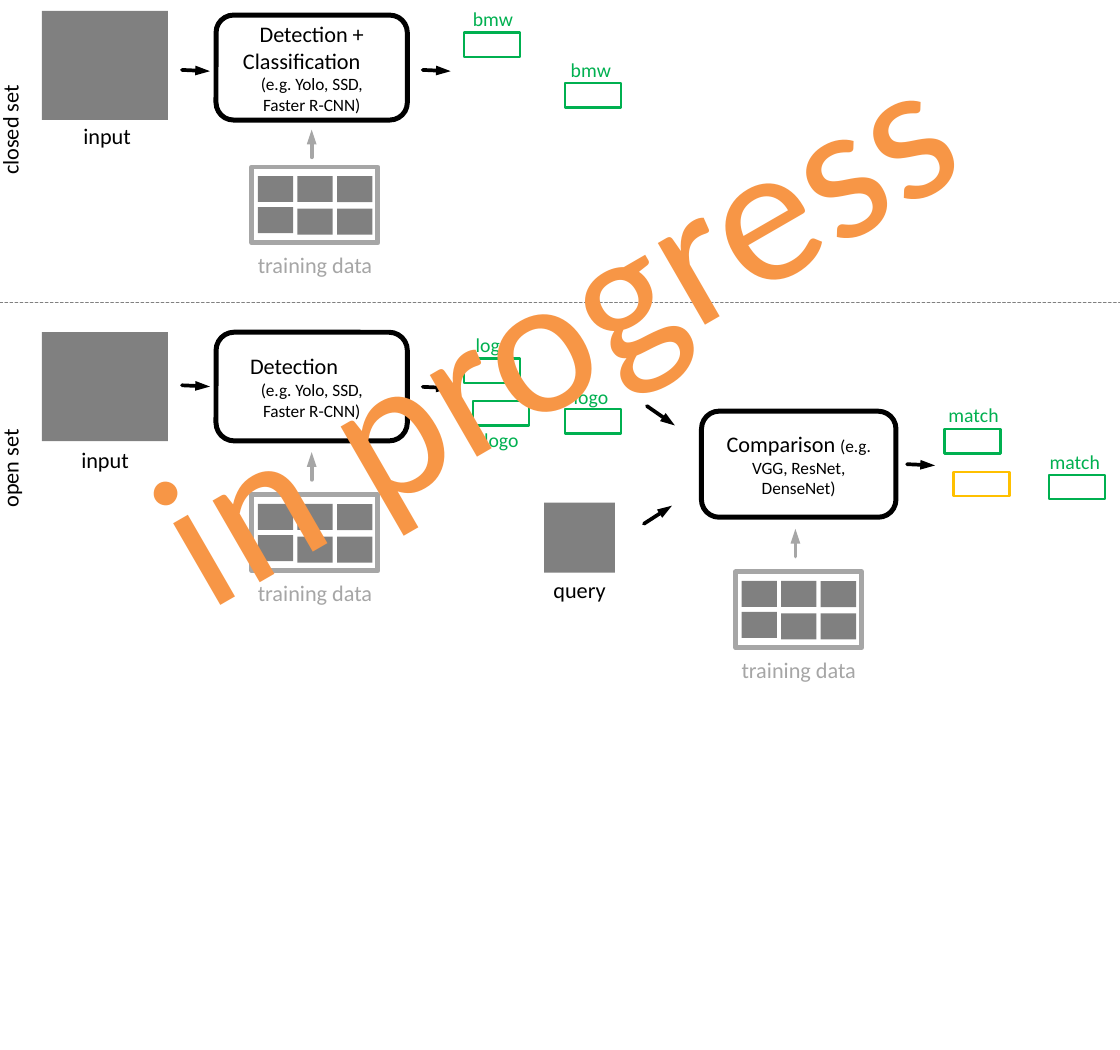
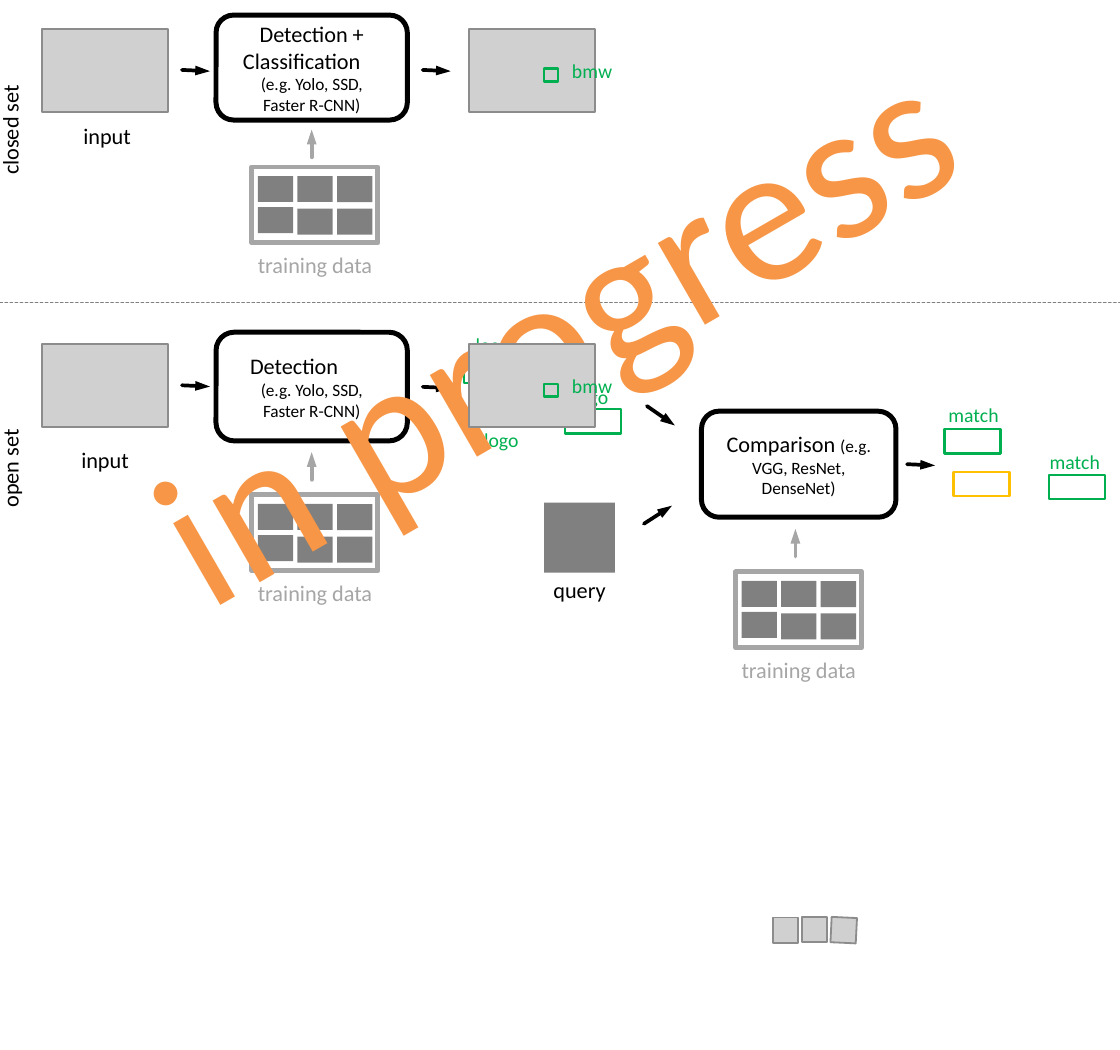
Before and after one commit to tuzand/LogoRetrieval-Paper, a slide deck: slide 2 of img/openset.pptx (slide 1 before the commit). Drawn at 1120x1050 pixels with LibreOffice and Linux fonts; fonts in the diff are those of the drawing; grey boxes stand for pictures. Boxes give left, top, right and bottom in pixels: in the first picture for what was removed or moved away, otherwise in the second. Text is boxed around its words. In the diff, an @@ line names an element or a change of style, - is before the commit and + after.

```diff
--- a/img/openset.pptx
+++ b/img/openset.pptx
@@ rectangle removed at box(43, 11, 169, 119) @@
@@ picture added at box(43, 28, 169, 112) @@
@@ picture added at box(469, 28, 596, 112) @@
@@ rectangle removed at box(464, 32, 521, 57) @@
@@ rectangle: place and size @@
-rectangle at box(565, 84, 622, 108)
+rectangle at box(544, 69, 558, 82)
@@ rectangle removed at box(43, 332, 169, 441) @@
@@ picture added at box(43, 343, 169, 427) @@
@@ picture added at box(469, 343, 596, 427) @@
@@ rectangle added at box(544, 384, 558, 396), outline #00B050 1 pt @@
@@ text "bmw": place and size @@
-text "bmw" at box(473, 12, 513, 32)
+text "bmw" at box(572, 377, 612, 399)
@@ picture added at box(773, 917, 798, 942) @@
@@ picture added at box(802, 917, 827, 942) @@
@@ picture added at box(830, 917, 856, 943) @@
```
Also in this commit, not shown: 1 slide added, 15 other files.
